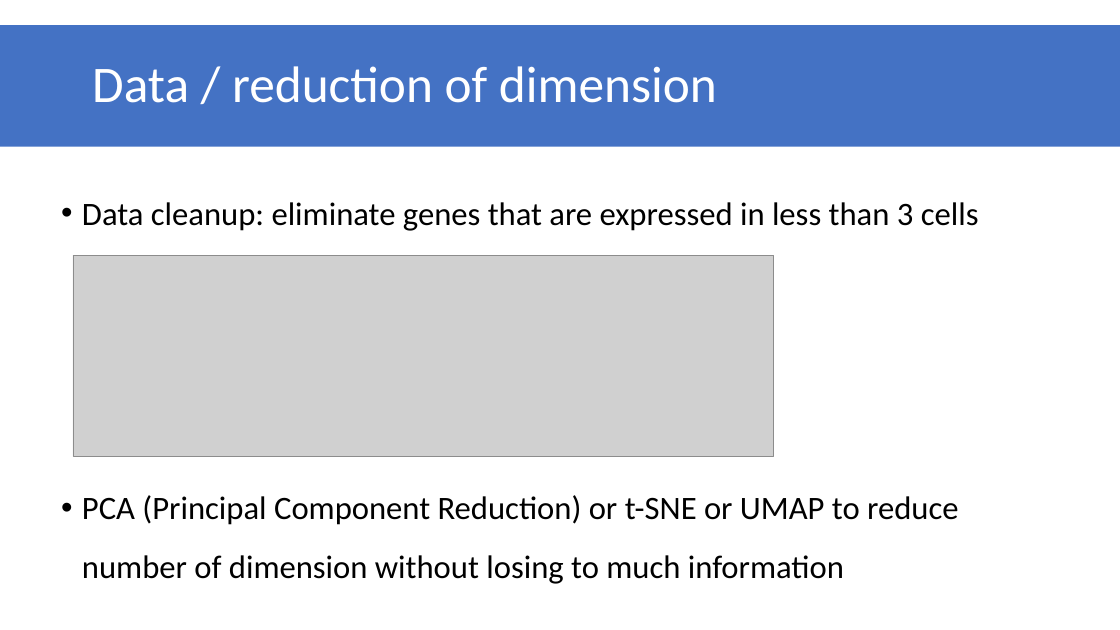
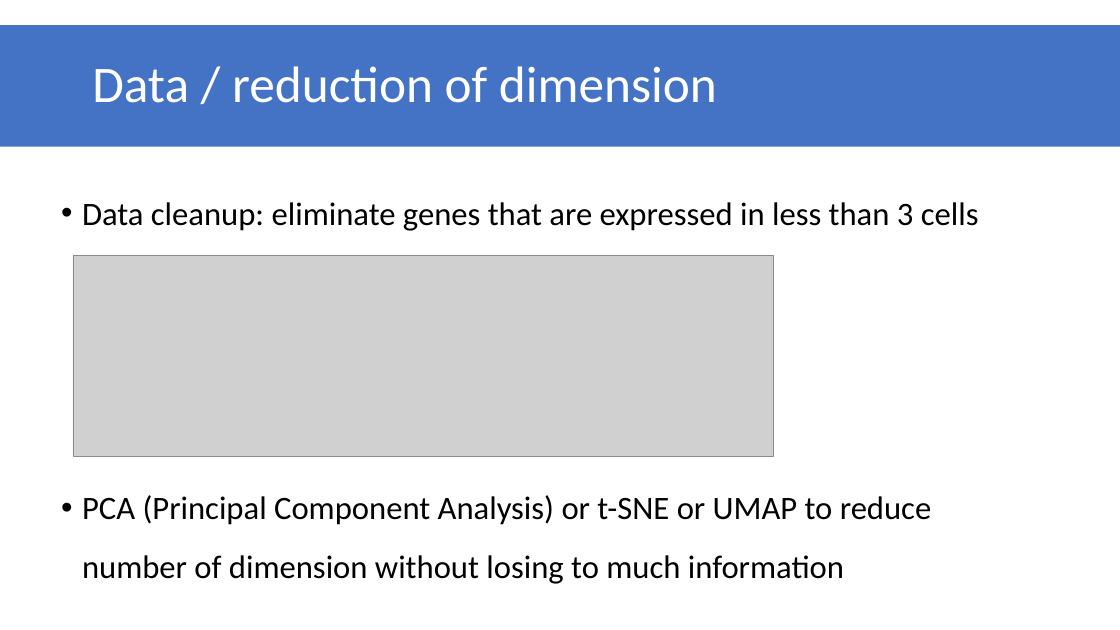
Before and after one commit to datascience-mobi/group-01-project-4-1, a slide deck: slide 7 of K-means clustering.pptx. Drawn at 1120x630 pixels with LibreOffice and Linux fonts; fonts in the diff are those of the drawing; grey boxes stand for pictures. Boxes give left, top, right and bottom in pixels: in the first picture for what was removed or moved away, otherwise in the second. Text is boxed around its words. In the diff, an @@ line names an element or a change of style, - is before the commit and + after.

```diff
--- a/K-means clustering.pptx
+++ b/K-means clustering.pptx
@@ text at <box>82,495,931,584</box>: text changed @@
-• PCA (Principal Component Reduction) or t-SNE or UMAP to reduce number of dimension without losing to much information
+• PCA (Principal Component Analysis) or t-SNE or UMAP to reduce number of dimension without losing to much information
```
Also in this commit, not shown: 4 other slides changed.
